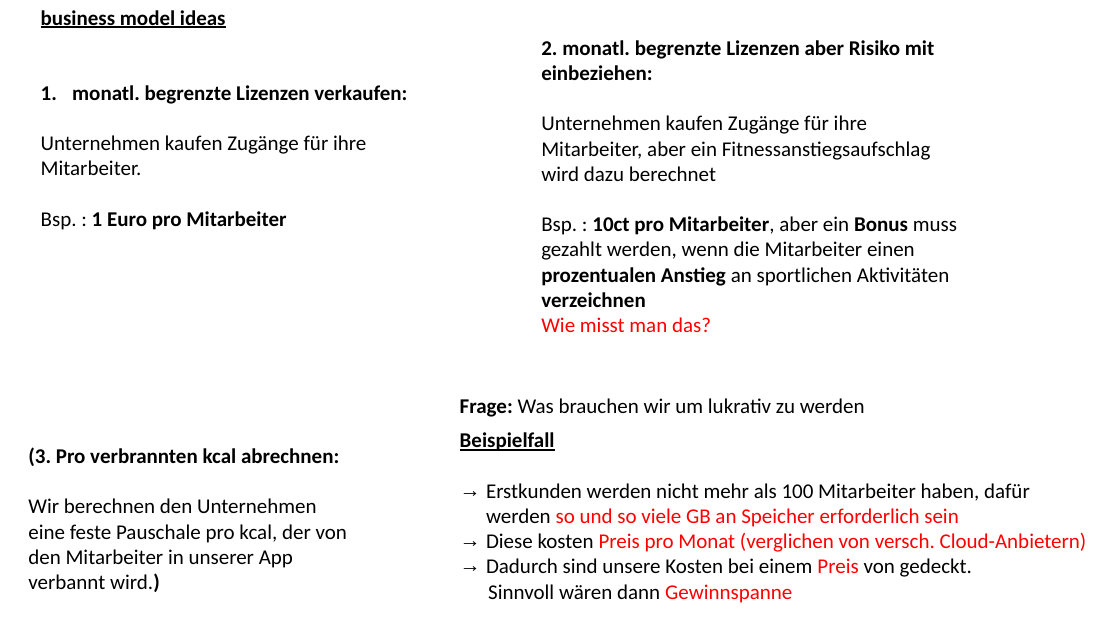
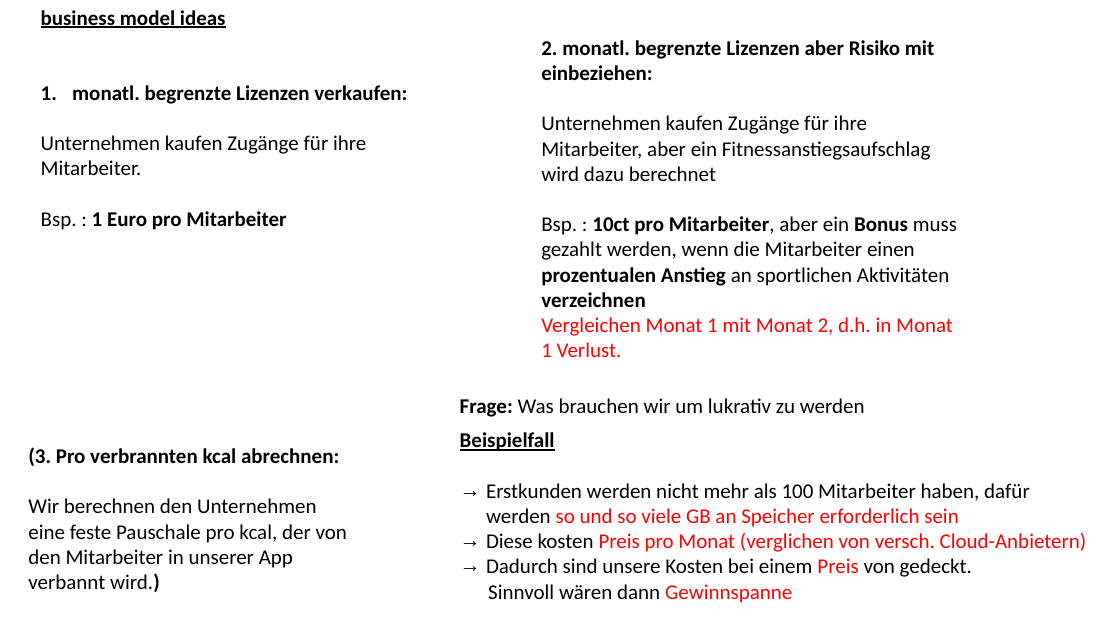
Before and after one commit to bennewehn/WorkFit, a slide deck: slide 1 of data/business model ideas.pptx. Drawn at 1120x630 pixels with LibreOffice and Linux fonts; fonts in the diff are those of the drawing. Boxes give left, top, right and bottom in pixels: in the first picture for what was removed or moved away, otherwise in the second. Text is boxed around its words. In the diff, an @@ line names an element or a change of style, - is before the commit and + after.

```diff
--- a/data/business model ideas.pptx
+++ b/data/business model ideas.pptx
@@ text at [541,317,953,357]: text changed @@
-Wie misst man das?
+Vergleichen Monat 1 mit Monat 2, d.h. in Monat 1 Verlust.
```
Also in this commit, not shown: 2 other files.
